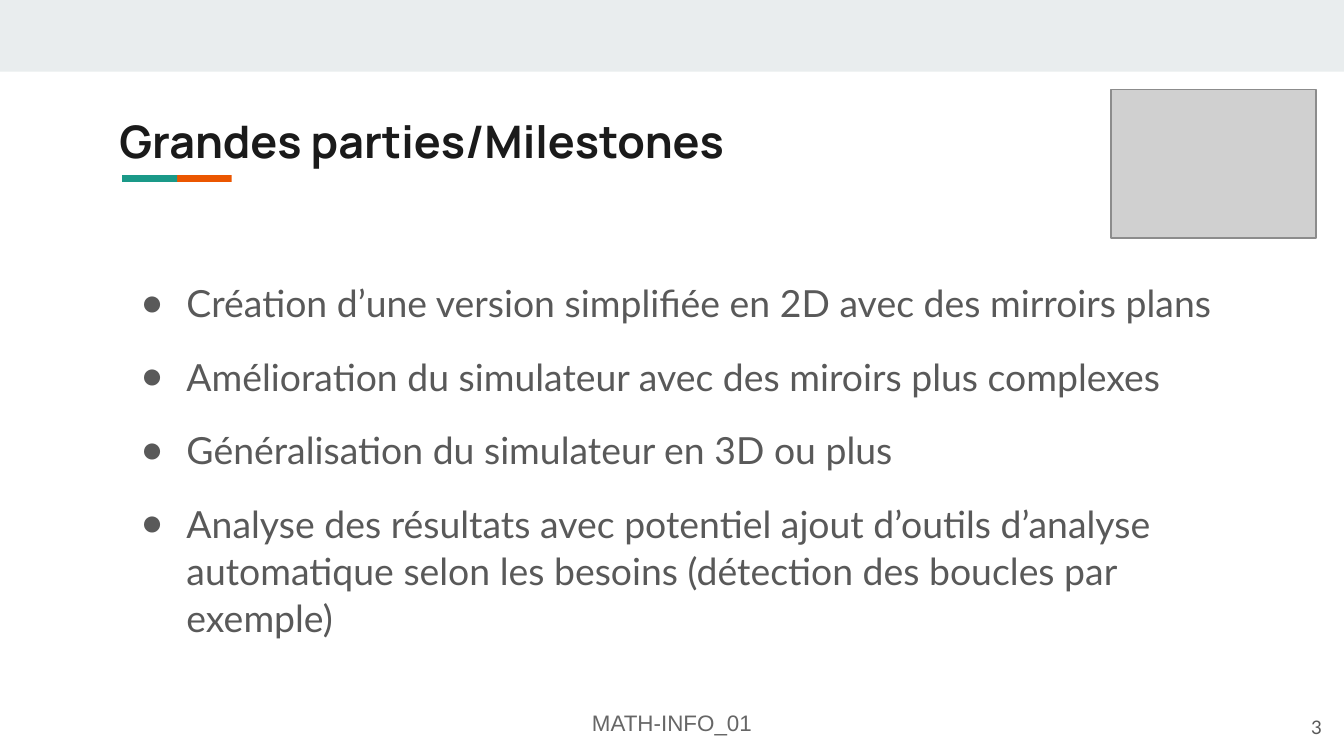
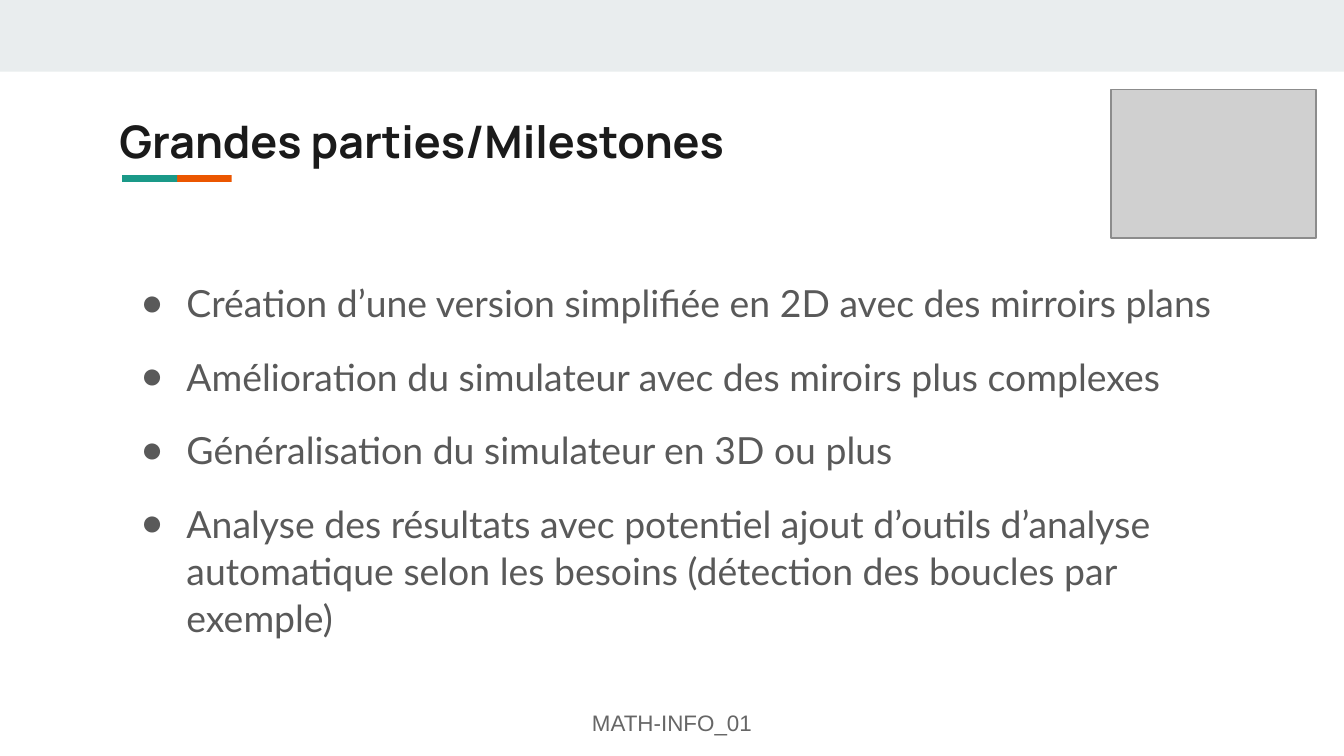
Before and after one commit to FlashOnFire/MirrorVerse, a slide deck: slide 3 of project_managment/pres2/MATH-INFO_01-Présentation-mirror-verse.odp. Drawn at 1344x756 pixels with LibreOffice and Linux fonts; fonts in the diff are those of the drawing; grey boxes stand for pictures. Boxes give left, top, right and bottom in pixels: in the first picture for what was removed or moved away, otherwise in the second. Text is boxed around its words. In the diff, an @@ line names an element or a change of style, - is before the commit and + after.

```diff
--- a/project_managment/pres2/MATH-INFO_01-Présentation-mirror-verse.odp
+++ b/project_managment/pres2/MATH-INFO_01-Présentation-mirror-verse.odp
@@ page number removed at [1311,720,1322,734] @@
-3
```
Also in this commit, not shown: 4 other slides changed, 1 other file.
